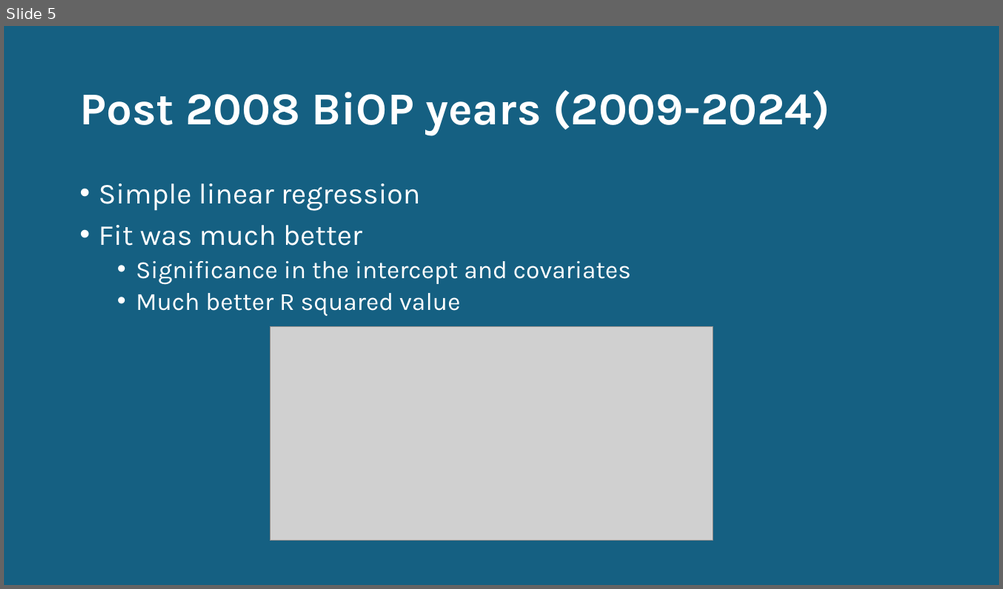
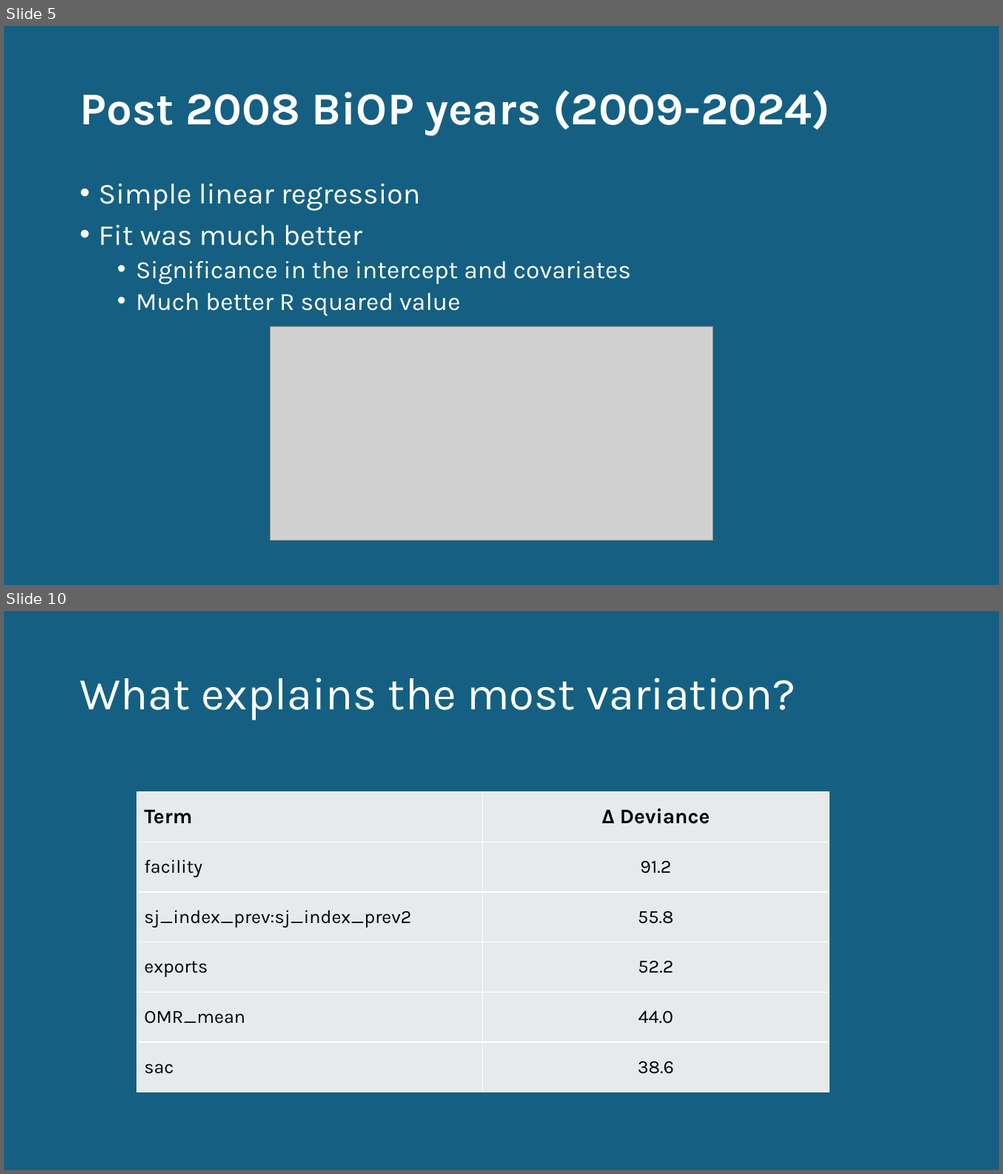
Before and after one commit to BDO-Science/steelhead-loss-model, a slide deck: Steelhead Annual Loss Prediction.pptx. Shown one above the other, each under a label of ours: slide 5 before the commit, slides 5 and 10 after it; the slides between them are not shown. The pictures are 1003x589 and 1003x1174 pixels, drawn with LibreOffice and Linux fonts; fonts in the diff are those of the drawing; grey boxes stand for pictures. Boxes give left, top, right and bottom in pixels: in the first picture for what was removed or moved away, otherwise in the second. Text is boxed around its words. In the diff, an @@ line names an element or a change of style, - is before the commit and + after.

```diff
--- a/Steelhead Annual Loss Prediction.pptx
+++ b/Steelhead Annual Loss Prediction.pptx
@@ slide 10 added at (x1=4, y1=611, x2=999, y2=1170), background #156082 @@
@@ title added at (x1=79, y1=678, x2=795, y2=721), 44 pt, text #FFFFFF @@
+What explains the most variation?
@@ table added at (x1=136, y1=792, x2=829, y2=1093), 6 rows, 2 columns @@
+Term | Δ Deviance
+facility | 91.2
+sj_index_prev:sj_index_prev2 | 55.8
+exports | 52.2
+OMR_mean | 44.0
+sac | 38.6
```
Also in this commit, not shown: 3 slides changed, 4 other slides added, 2 slides removed, 9 other files.
